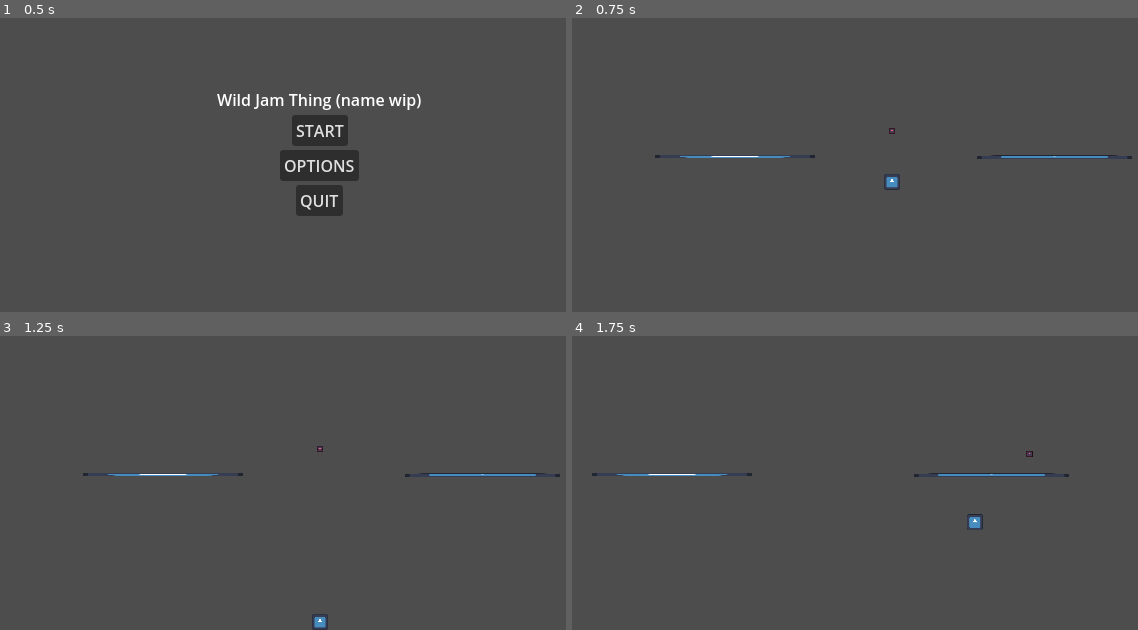
Above: before the commit, frames 1-4 (two rows, left to right).
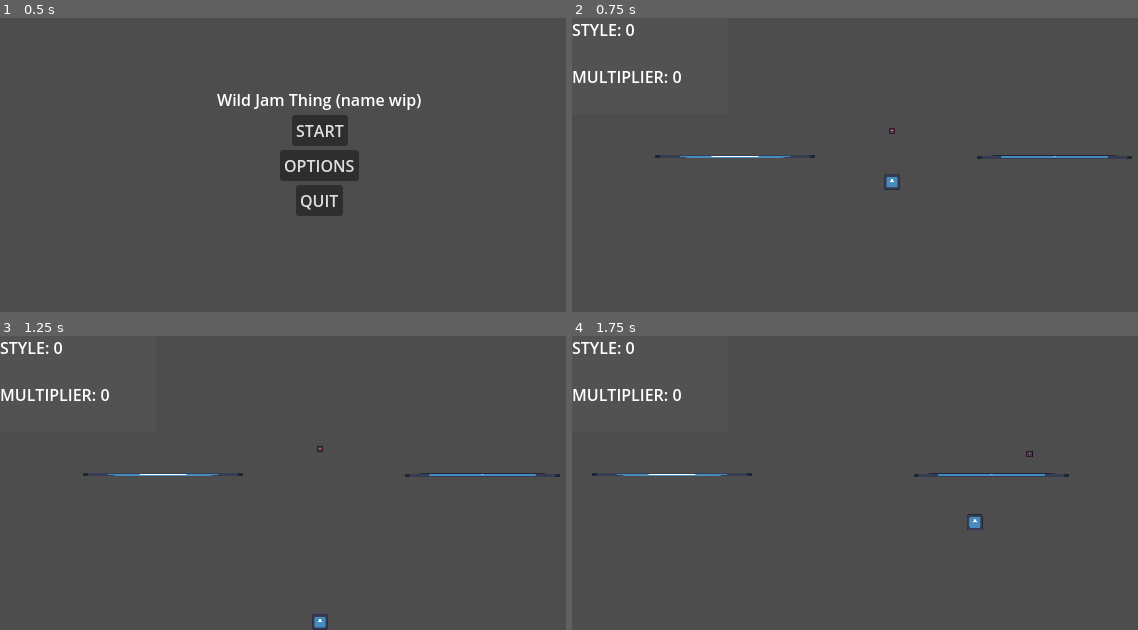
Above: after the commit, the same moments.

Repository: TBNEO/freezer_v2
Game: Godot game, scene res://Ui/main_menu.tscn
The game is run twice, just before and just after one commit, with the same random seed, the same clock (stepped at 60 frames per second) and the same inputs. Before the commit the project starts from res://scenes/main_menu.tscn. The engine's default icon, where the game draws it, is replaced by a stand-in: a white triangle on a blue panel in a dark square.
Inputs (mouse positions are in pixels of both pictures, inside the frame that each line leads up to):
- Up to frame 1 (0.5 s): no input
- Up to frame 2 (0.75 s): click "START" at 0.5 s
- Up to frame 3 (1.25 s): no input
- Up to frame 4 (1.75 s): tap Enter at 1.25 s; move the mouse to (1030, 453) at 1.27 s; hold D (right) from 1.28 s (still down); tap Shift (dash) at 1.35 s; click (1030, 453) at 1.42 s; tap Space (jump) at 1.52 s

Frame 1 is identical in both runs. In frame 2, 0.6% of the frame differs, in the area x 0-20%, y 2-23%; in frame 3, 0.6%; in frame 4, 0.6%.

Commit message:
begin implementation of score

Diff:
--- /dev/null
+++ b/Ui/score_display.gd
@@ -0,0 +1,15 @@
+extends Control
+
+@onready var style = $ColorRect/VBoxContainer/Style
+@onready var style_combo = $ColorRect/VBoxContainer/Style_Combo
+
+# Called when the node enters the scene tree for the first time.
+func _ready():
+	pass # Replace with function body.
+
+
+# Called every frame. 'delta' is the elapsed time since the previous frame.
+func _process(delta):
+	if !Stats.is_node_ready(): return
+	style.text = "STYLE: " + str(Stats.Style)
+	style_combo.text = "MULTIPLIER: " + str(Stats.StyleBoost)
--- /dev/null
+++ b/Ui/score_display.tscn
@@ -0,0 +1,43 @@
+[gd_scene load_steps=3 format=3 uid="uid://dt0g4kyfu8g57"]
+
+[ext_resource type="Script" path="res://Ui/score_display.gd" id="1_n3jj6"]
+
+[sub_resource type="StyleBoxEmpty" id="StyleBoxEmpty_2mmj2"]
+
+[node name="Control" type="Control"]
+layout_mode = 3
+anchors_preset = 15
+anchor_right = 1.0
+anchor_bottom = 1.0
+grow_horizontal = 2
+grow_vertical = 2
+script = ExtResource("1_n3jj6")
+
+[node name="ColorRect" type="ColorRect" parent="."]
+layout_mode = 0
+offset_right = 156.0
+offset_bottom = 122.0
+color = Color(0.34902, 0.34902, 0.34902, 0.396078)
+
+[node name="VBoxContainer" type="VBoxContainer" parent="ColorRect"]
+layout_mode = 1
+anchors_preset = 4
+anchor_top = 0.5
+anchor_bottom = 0.5
+offset_top = -35.0
+offset_right = 97.0
+offset_bottom = 35.0
+grow_vertical = 2
+
+[node name="Style" type="Label" parent="ColorRect/VBoxContainer"]
+layout_mode = 2
+text = "STYLE:"
+
+[node name="HSeparator2" type="HSeparator" parent="ColorRect/VBoxContainer"]
+layout_mode = 2
+theme_override_constants/separation = 16
+theme_override_styles/separator = SubResource("StyleBoxEmpty_2mmj2")
+
+[node name="Style_Combo" type="Label" parent="ColorRect/VBoxContainer"]
+layout_mode = 2
+text = "COMBO:"
--- a/autoloads/STATS.gd
+++ b/autoloads/STATS.gd
@@ -11,3 +11,6 @@
 
 func _init():
 	process_priority = -1
+
+func style_add(amount: int):
+	Style += amount * StyleBoost
--- a/objects/player/player.gd
+++ b/objects/player/player.gd
@@ -19,6 +19,7 @@
 var mousedir = Vector2.LEFT
 
 @onready var ray_cast_2d = $RayCast2D
+@onready var score_display = $CanvasLayer/Control
 
 func _ready():
 	if Stats.is_node_ready():
--- a/objects/player/player.tscn
+++ b/objects/player/player.tscn
@@ -1,7 +1,8 @@
-[gd_scene load_steps=4 format=3 uid="uid://b6etsfjlk68g7"]
+[gd_scene load_steps=5 format=3 uid="uid://b6etsfjlk68g7"]
 
 [ext_resource type="Texture2D" uid="uid://d4dg06m7vsig3" path="res://icon.svg" id="1_4eoip"]
 [ext_resource type="Script" path="res://objects/player/player.gd" id="1_6tiru"]
+[ext_resource type="PackedScene" uid="uid://dt0g4kyfu8g57" path="res://Ui/score_display.tscn" id="3_dtgn7"]
 
 [sub_resource type="RectangleShape2D" id="RectangleShape2D_n4k3p"]
 size = Vector2(16, 16)
@@ -26,3 +27,7 @@
 target_position = Vector2(0, 0)
 collide_with_areas = true
 collide_with_bodies = false
+
+[node name="CanvasLayer" type="CanvasLayer" parent="."]
+
+[node name="Control" parent="CanvasLayer" instance=ExtResource("3_dtgn7")]
--- a/project.godot
+++ b/project.godot
@@ -11,7 +11,7 @@
 [application]
 
 config/name="FREEZE IT!"
-run/main_scene="res://scenes/main_menu.tscn"
+run/main_scene="res://Ui/main_menu.tscn"
 config/features=PackedStringArray("4.3", "GL Compatibility")
 config/icon="res://icon.svg"
 
--- a/scenes/MAIN.tscn
+++ b/scenes/MAIN.tscn
@@ -2,7 +2,7 @@
 
 [ext_resource type="Script" path="res://scenes/GAME.gd" id="1_d1yqb"]
 [ext_resource type="PackedScene" uid="uid://wc23oia3n6p4" path="res://scenes/gameplay_main.tscn" id="1_ti3jq"]
-[ext_resource type="PackedScene" uid="uid://c0nt2ei1ryy4f" path="res://scenes/pause_menu.tscn" id="3_g8ggc"]
+[ext_resource type="PackedScene" uid="uid://c0nt2ei1ryy4f" path="res://Ui/pause_menu.tscn" id="3_g8ggc"]
 
 [node name="Node" type="Node"]
 script = ExtResource("1_d1yqb")
--- a/scenes/pause_menu.gd
+++ b/scenes/pause_menu.gd
@@ -11,4 +11,4 @@
 
 
 func _on_exit_to_title_button_down():
-	get_tree().change_scene_to_file("res://scenes/main_menu.tscn")
+	get_tree().change_scene_to_file("res://Ui/main_menu.tscn")
Not shown: 2 places in Ui/main_menu.tscn that only renumber resources
Renamed: scenes/pause_menu.tscn -> Ui/pause_menu.tscn
